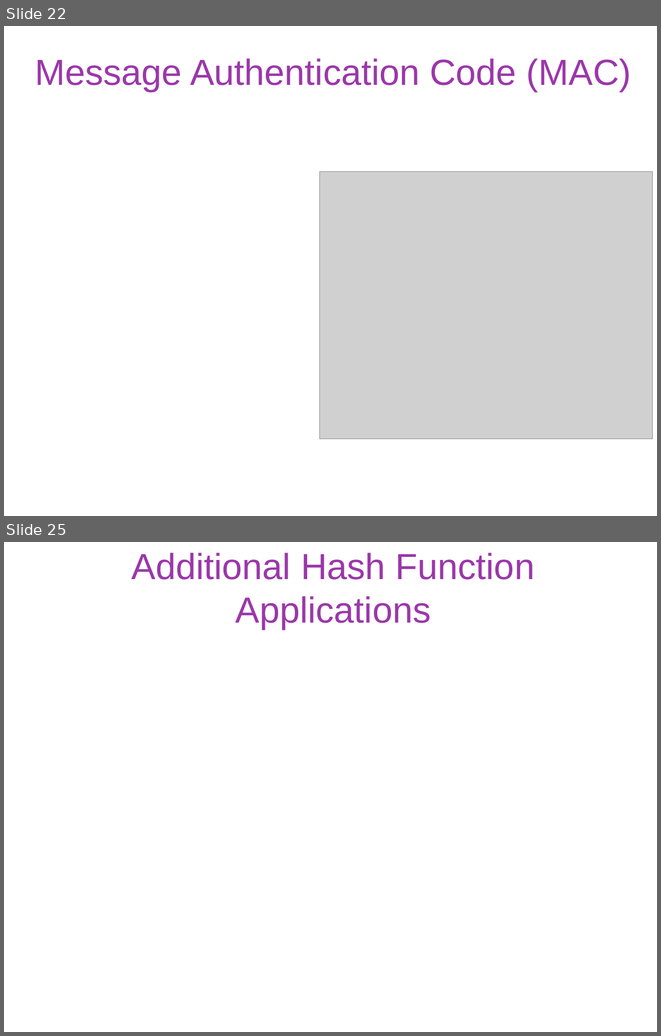
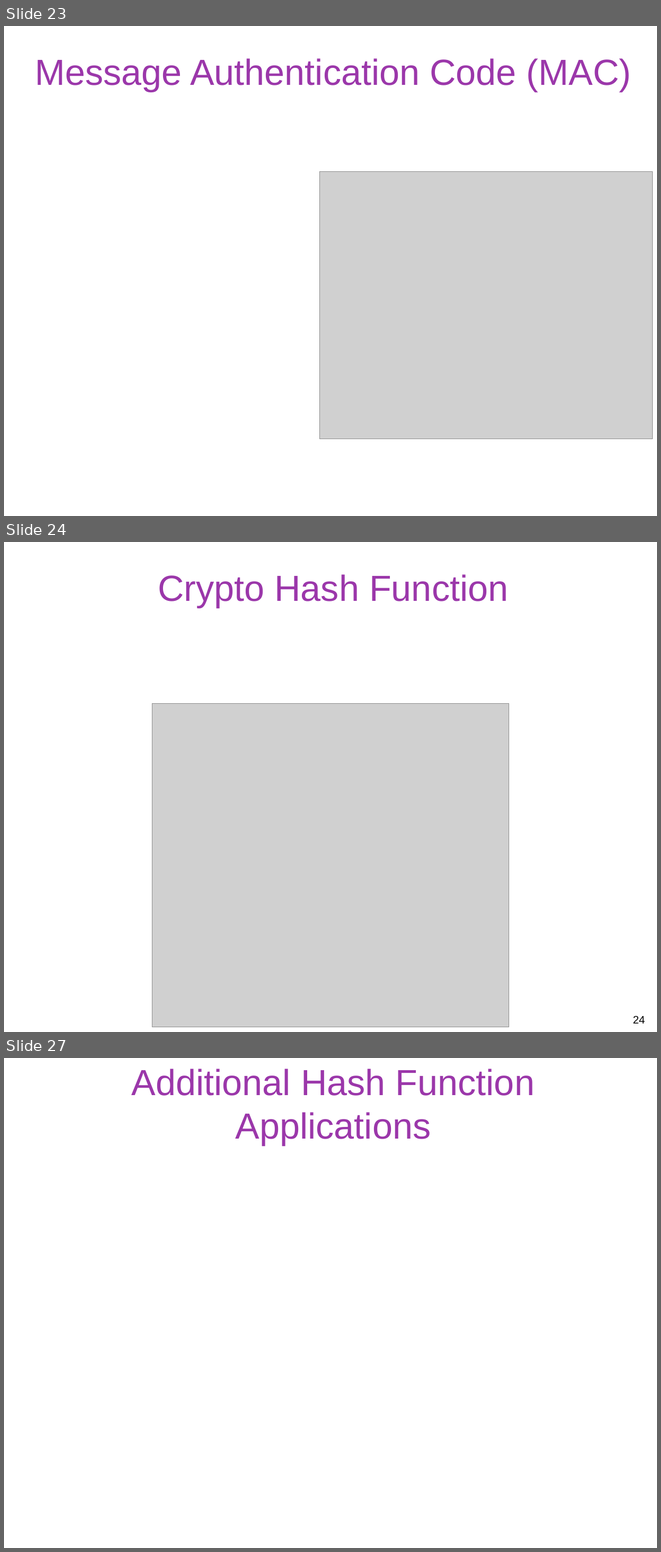
Before and after one commit to gulaoshi/gu.github.io, a slide deck: InfoSec/PPTs/L2-CH02-Cryptograpic Tools.pptx. Shown one above the other, each under a label of ours: slides 22 and 25 before the commit, slides 23, 24 and 27 after it; the slides between them are not shown. The pictures are 661x1036 and 661x1552 pixels, drawn with LibreOffice and Linux fonts; fonts in the diff are those of the drawing; grey boxes stand for pictures. Boxes give left, top, right and bottom in pixels: in the first picture for what was removed or moved away, otherwise in the second. Text is boxed around its words. In the diff, an @@ line names an element or a change of style, - is before the commit and + after.

```diff
--- a/InfoSec/PPTs/L2-CH02-Cryptograpic Tools.pptx
+++ b/InfoSec/PPTs/L2-CH02-Cryptograpic Tools.pptx
@@ slide 24 added at bbox=[4, 542, 657, 1032], background #FFFFFF @@
@@ title added at bbox=[158, 574, 508, 607], 40 pt, text #9B37AA @@
+Crypto Hash Function
@@ picture added at bbox=[152, 703, 509, 1026] @@
@@ page number added at bbox=[633, 1015, 645, 1023], 12 pt, text #000000 @@
+24
@@ what was slide 22 is now slide 23 @@
@@ what was slide 25 is now slide 27 @@
```
Also in this commit, not shown: 2 slides changed, 2 other slides added, 1 slide removed, 2 other files.
